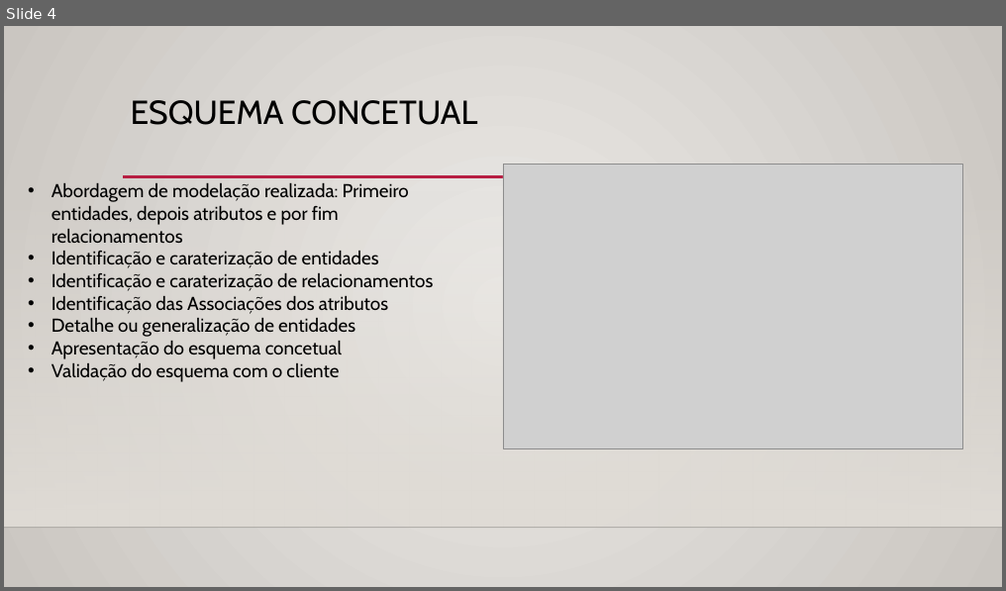
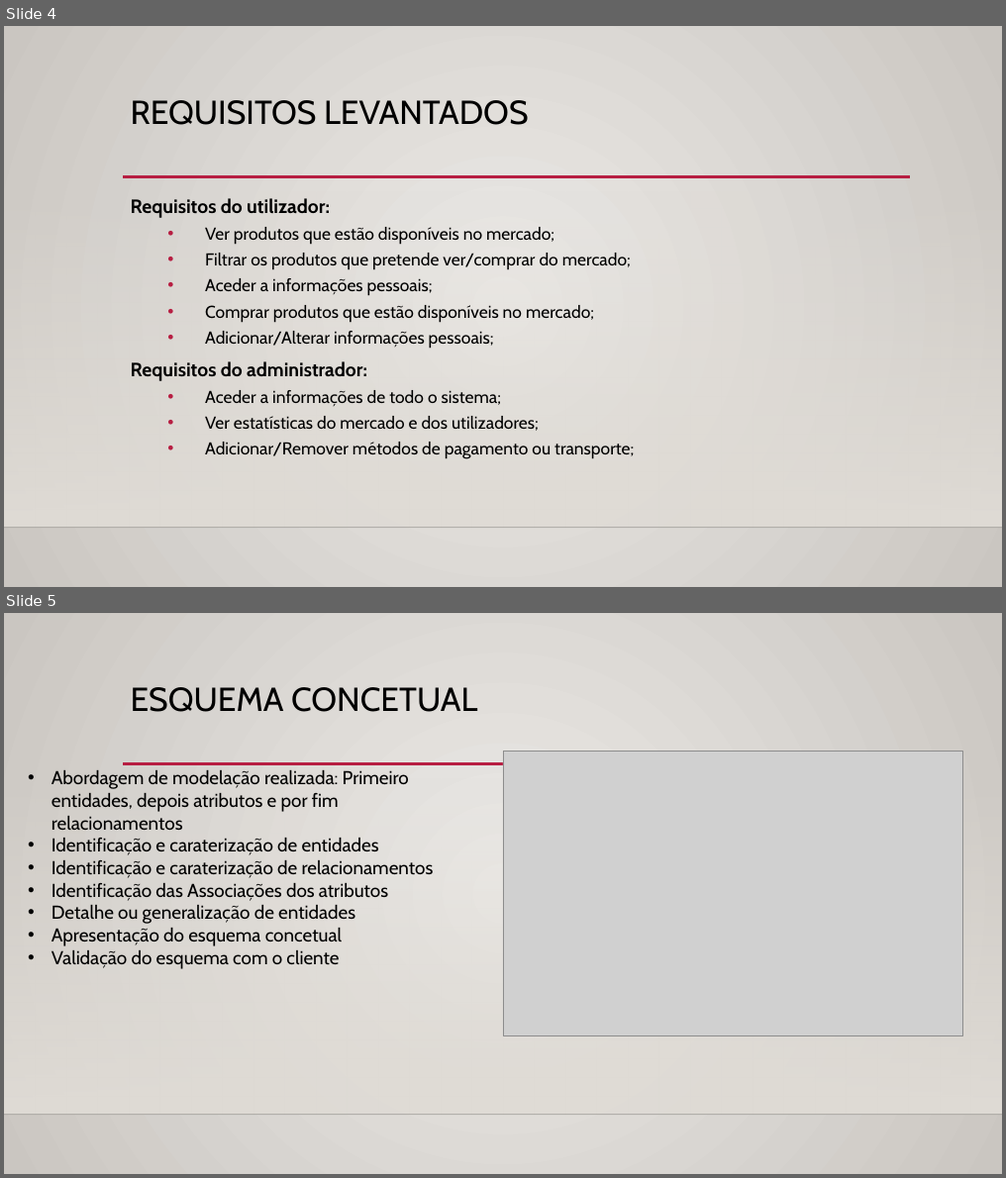
Before and after one commit to PedroCapa/BD, a slide deck: Apresentação BD.pptx. Shown one above the other, each under a label of ours: slide 4 before the commit, slides 4 and 5 after it. The pictures are 1006x591 and 1006x1178 pixels, drawn with LibreOffice and Linux fonts; fonts in the diff are those of the drawing; grey boxes stand for pictures; background and template pictures are left out. Boxes give left, top, right and bottom in pixels: in the first picture for what was removed or moved away, otherwise in the second. Text is boxed around its words. In the diff, an @@ line names an element or a change of style, - is before the commit and + after.

```diff
--- a/Apresentação BD.pptx
+++ b/Apresentação BD.pptx
@@ slide 4 added at [4,26,1002,587], background gradient #ECEAE7 to #CAC7C1; not listed: 3 template elements that a slide beside it also shows @@
@@ title added at [131,100,528,125], 32 pt, text #000000 @@
+REQUISITOS LEVANTADOS
@@ text added at [131,198,634,460], 16.6 pt, text #000000 @@
+Requisitos do utilizador:
+  • Ver produtos que estão disponíveis no mercado;
+  • Filtrar os produtos que pretende ver/comprar do mercado;
+  • Aceder a informações pessoais;
+  • Comprar produtos que estão disponíveis no mercado;
+  • Adicionar/Alterar informações pessoais;
+Requisitos do administrador:
+  • Aceder a informações de todo o sistema;
+  • Ver estatísticas do mercado e dos utilizadores;
+  • Adicionar/Remover métodos de pagamento ou transporte;
@@ what was slide 4 is now slide 5 @@
```
Also in this commit, not shown: 3 slides changed.
